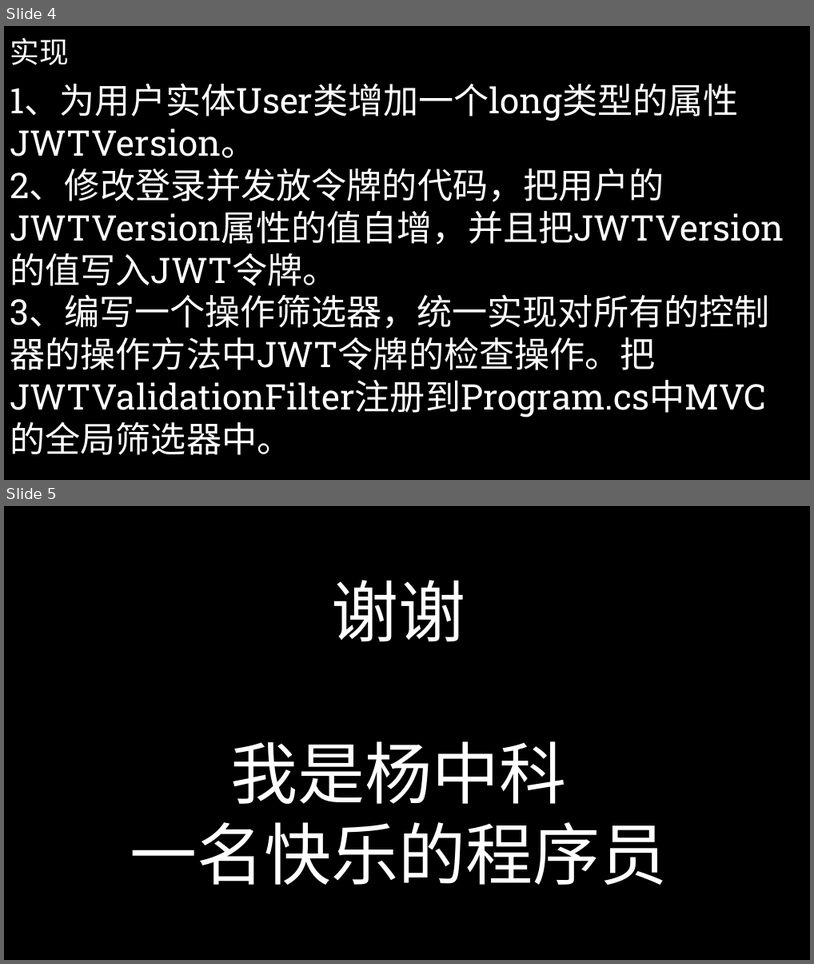
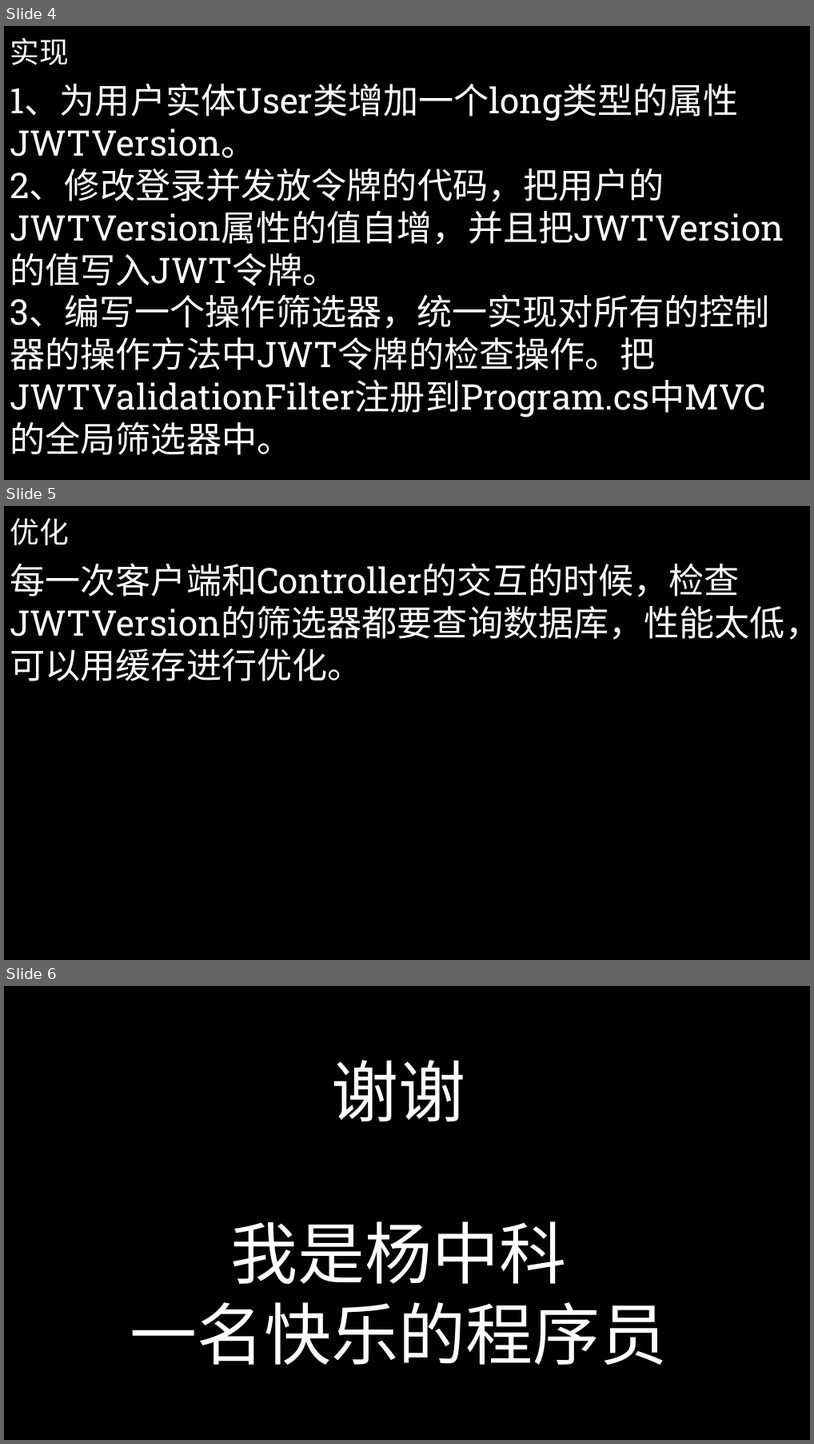
Before and after one commit to yangzhongke/NETBookMaterials, a slide deck: PPT课件/Part5-8：解决JWT无法提前撤回的难题.pptx. Shown one above the other, each under a label of ours: slides 4 and 5 before the commit, slides 4, 5 and 6 after it. The pictures are 814x964 and 814x1444 pixels, drawn with LibreOffice and Linux fonts; fonts in the diff are those of the drawing; background and template pictures are left out. Boxes give left, top, right and bottom in pixels: in the first picture for what was removed or moved away, otherwise in the second. Text is boxed around its words. In the diff, an @@ line names an element or a change of style, - is before the commit and + after.

```diff
--- a/PPT课件/Part5-8：解决JWT无法提前撤回的难题.pptx
+++ b/PPT课件/Part5-8：解决JWT无法提前撤回的难题.pptx
@@ slide 5 added at [4,506,810,960], background picture (left out) @@
@@ text added at [10,518,70,545], 35 pt, text #FFFFFF @@
+优化
@@ text added at [10,563,810,681], 42 pt, text #FFFFFF @@
+每一次客户端和Controller的交互的时候，检查JWTVersion的筛选器都要查询数据库，性能太低，可以用缓存进行优化。
@@ what was slide 5 is now slide 6 @@
```
Also in this commit, not shown: 23 other files.
